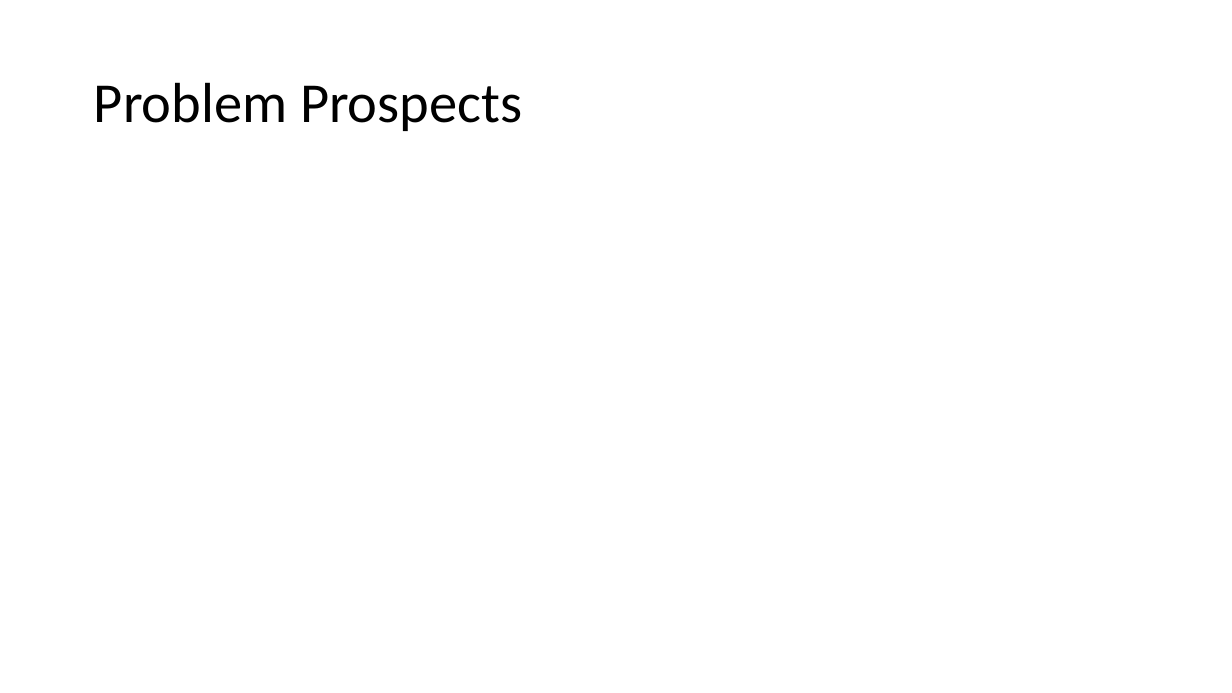
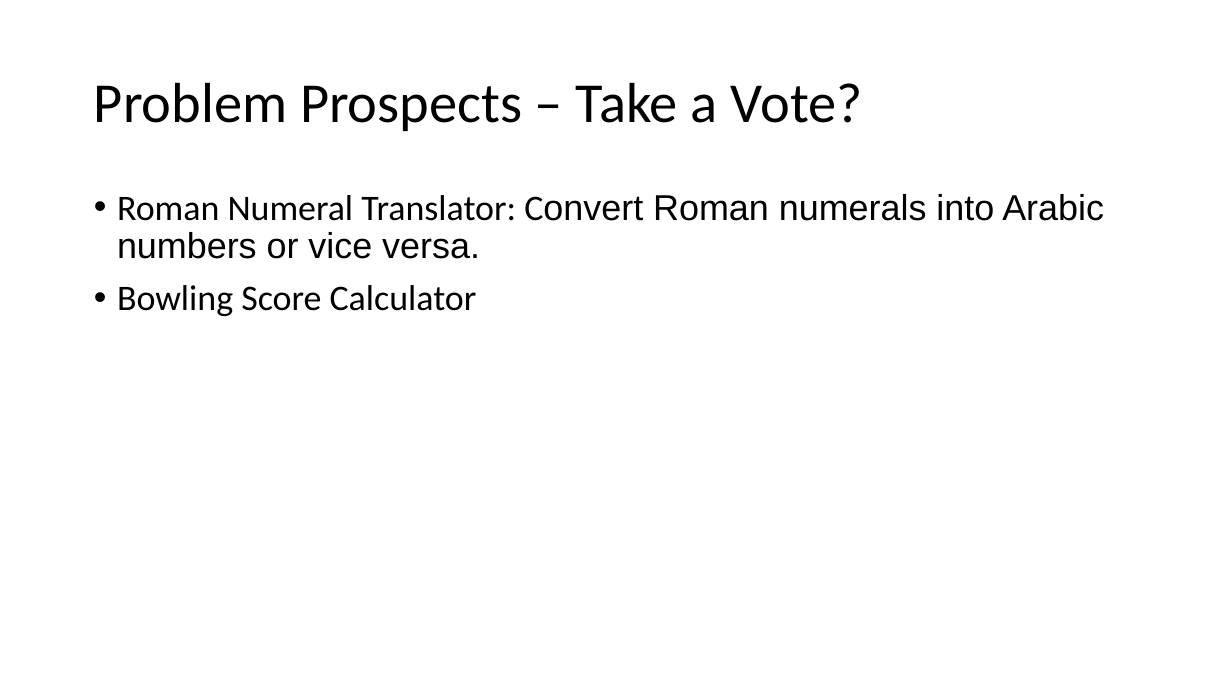
Before and after one commit to jonathan-r-jones/Mob-Programming-Demo, a slide deck: slide 10 of mob.pptx (slide 8 before the commit). Drawn at 1232x693 pixels with LibreOffice and Linux fonts; fonts in the diff are those of the drawing. Boxes give left, top, right and bottom in pixels: in the first picture for what was removed or moved away, otherwise in the second. Text is boxed around its words. In the diff, an @@ line names an element or a change of style, - is before the commit and + after.

```diff
--- a/mob.pptx
+++ b/mob.pptx
@@ title at (x1=94, y1=82, x2=863, y2=131): text changed @@
-Problem Prospects
+Problem Prospects – Take a Vote?
@@ text added at (x1=117, y1=194, x2=1104, y2=316), 28 pt, text #000000 @@
+• Roman Numeral Translator: Convert Roman numerals into Arabic numbers or vice versa.
+• Bowling Score Calculator
```
Also in this commit, not shown: 4 other slides changed, 2 slides added.
